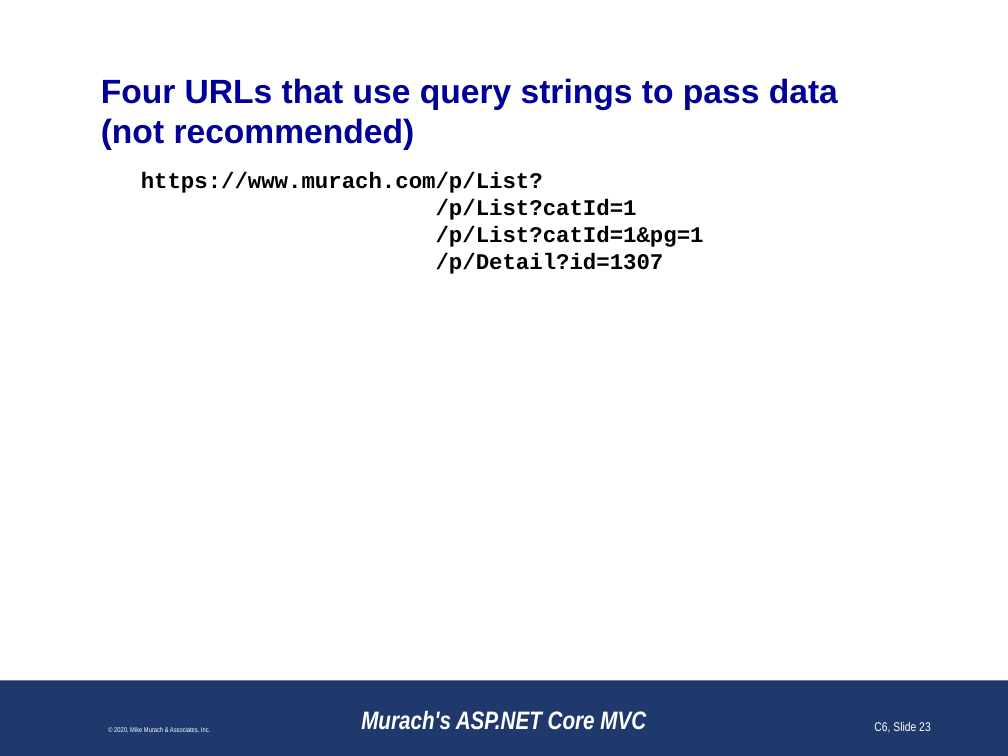
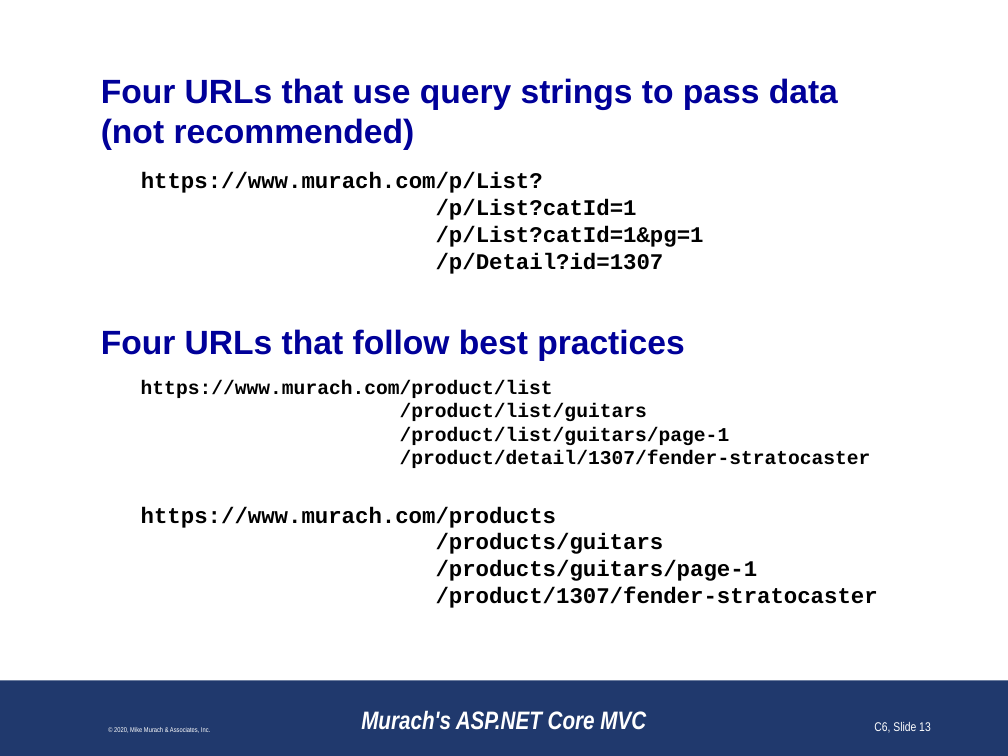
Before and after one commit to jin-co/web-cSharp, a slide deck: slide 13 of CheatSheetCSharp/CheatSheetCSharp/wwwroot/references/routing.pptx (slide 23 before the commit). Drawn at 1008x756 pixels with LibreOffice and Linux fonts; fonts in the diff are those of the drawing; background and template pictures are left out. Boxes give left, top, right and bottom in pixels: in the first picture for what was removed or moved away, otherwise in the second. Text is boxed around its words. In the diff, an @@ line names an element or a change of style, - is before the commit and + after.

```diff
--- a/CheatSheetCSharp/CheatSheetCSharp/wwwroot/references/routing.pptx
+++ b/CheatSheetCSharp/CheatSheetCSharp/wwwroot/references/routing.pptx
@@ text added at (x1=101, y1=329, x2=685, y2=361), 24 pt, text #000099, bold @@
+Four URLs that follow best practices
@@ text added at (x1=141, y1=380, x2=871, y2=468), 14 pt, text #000000, bold @@
+https://www.murach.com/product/list
+/product/list/guitars
+/product/list/guitars/page-1
+/product/detail/1307/fender-stratocaster
@@ text added at (x1=141, y1=506, x2=878, y2=608), 16 pt, text #000000, bold @@
+https://www.murach.com/products
+/products/guitars
+/products/guitars/page-1
+/product/1307/fender-stratocaster
@@ page number at (x1=874, y1=722, x2=931, y2=733): text changed @@
-C6, Slide 23
+C6, Slide 13
```
Also in this commit, not shown: 12 slides removed, 2 other files.
